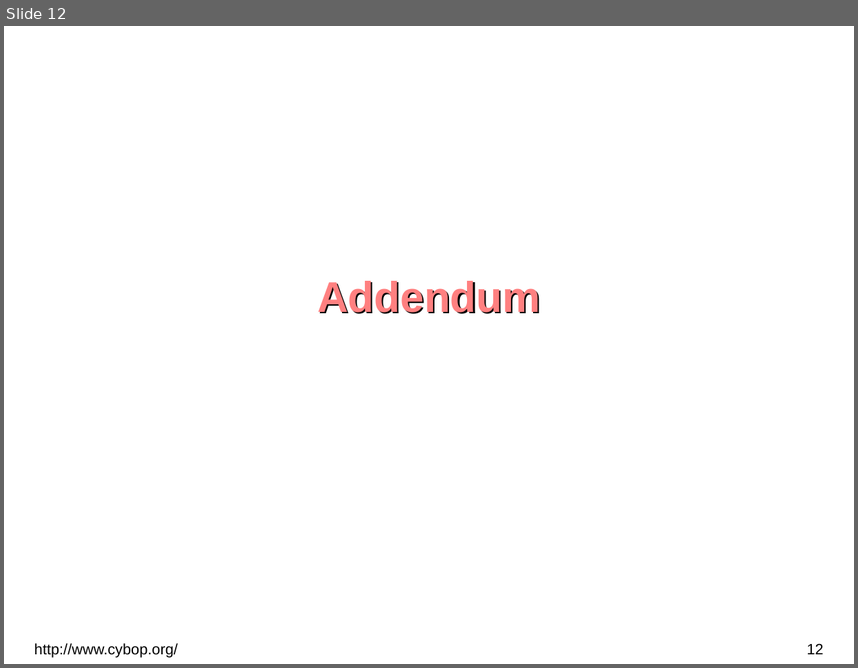
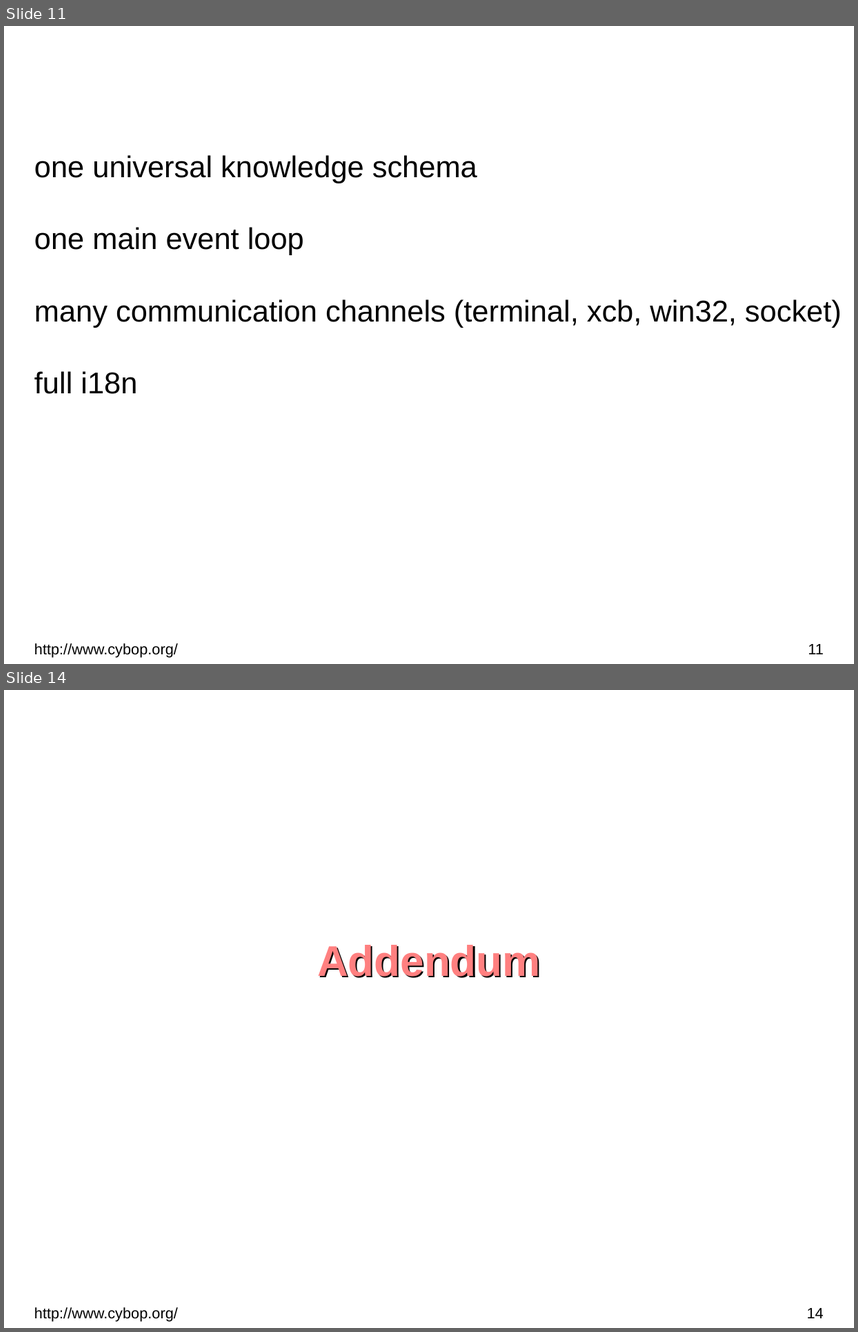
Before and after one commit to GitMirroring/cybop, a slide deck: doc/lightning_talk/cybop.odp. Shown one above the other, each under a label of ours: slide 12 before the commit, slides 11 and 14 after it; the slides between them are not shown. The pictures are 858x668 and 858x1332 pixels, drawn with LibreOffice and Linux fonts; fonts in the diff are those of the drawing; background and template pictures are left out. Boxes give left, top, right and bottom in pixels: in the first picture for what was removed or moved away, otherwise in the second. Text is boxed around its words. In the diff, an @@ line names an element or a change of style, - is before the commit and + after.

```diff
--- a/doc/lightning_talk/cybop.odp
+++ b/doc/lightning_talk/cybop.odp
@@ slide 11 added at (4,26,854,664), background picture (left out); not listed: 3 template elements that a slide beside it also shows @@
@@ text added at (34,87,824,132), 28 pt, text #FFFFFF, bold @@
+CYBOI Features
@@ text added at (34,155,842,394), 28 pt, text #000000 @@
+one universal knowledge schema
+one main event loop
+many communication channels (terminal, xcb, win32, socket)
+full i18n
@@ what was slide 12 is now slide 14 @@
@@ page number at (807,1308,824,1318): text changed @@
-12
+14
```
Also in this commit, not shown: 1 slide changed, 1 other slide added, 2 other files.
